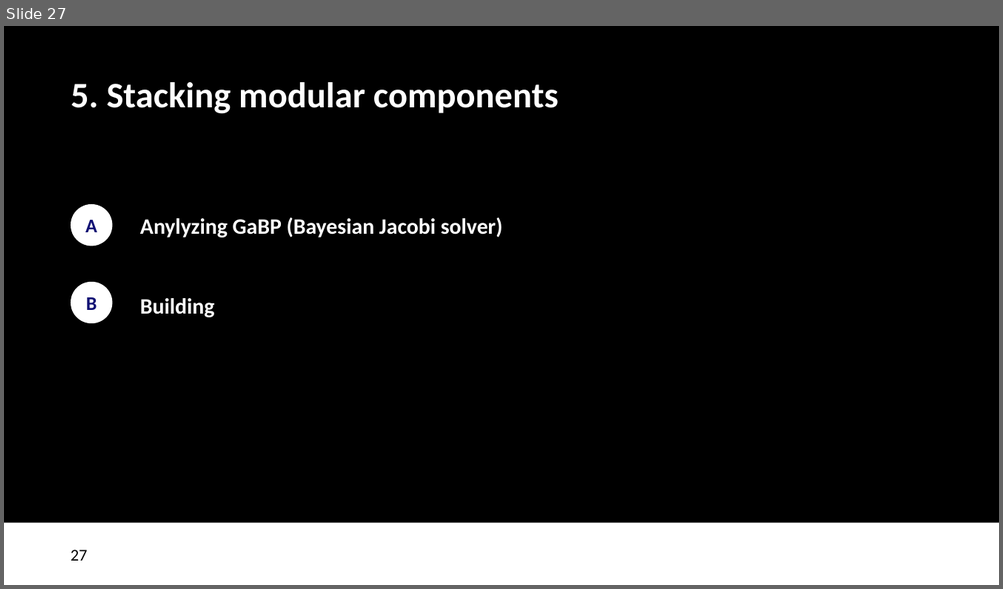
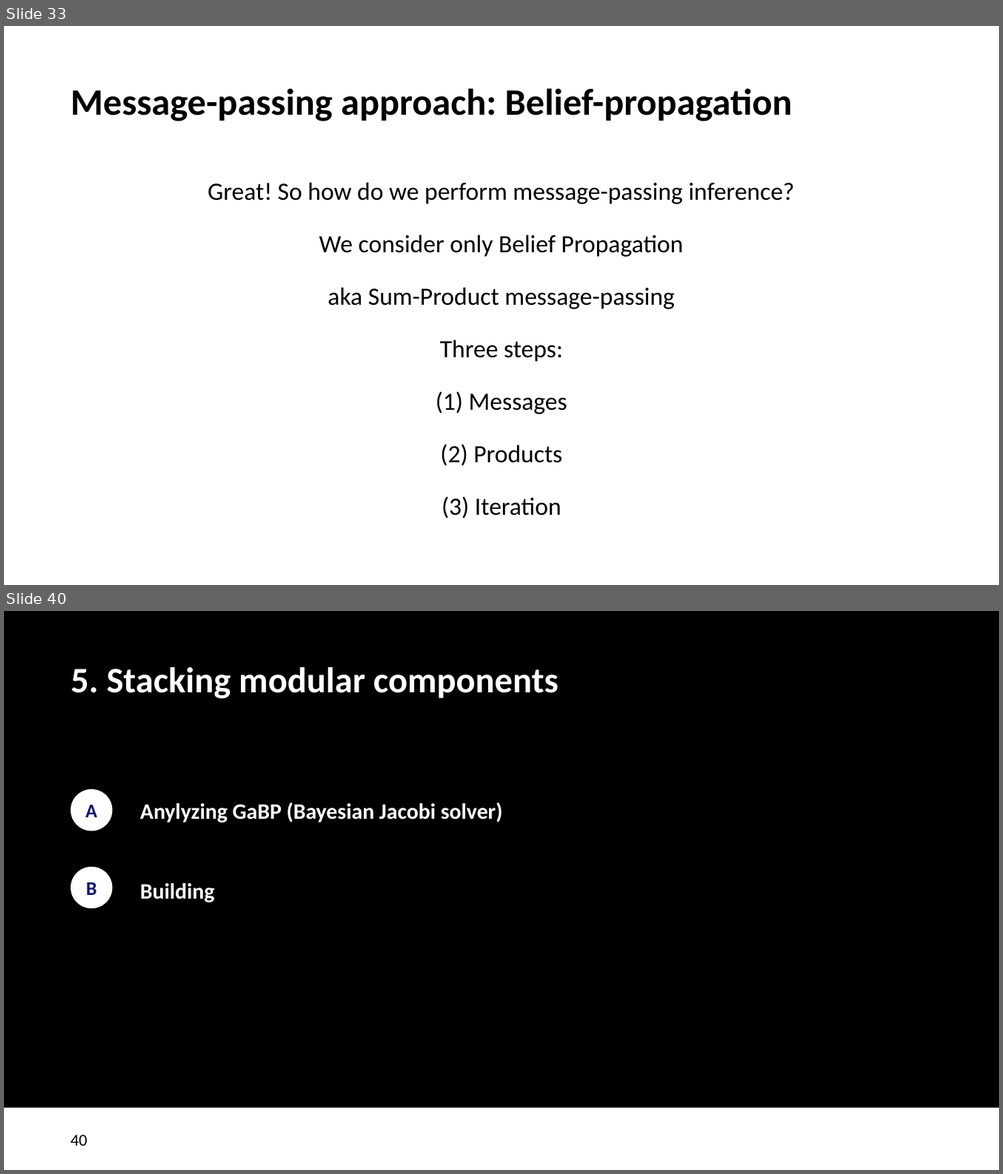
Before and after one commit to biaslab/ProbNum2026-Tutorial, a slide deck: slides/BIASlab-ProbNum2026.pptx. Shown one above the other, each under a label of ours: slide 27 before the commit, slides 33 and 40 after it; the slides between them are not shown. The pictures are 1003x589 and 1003x1174 pixels, drawn with LibreOffice and Linux fonts; fonts in the diff are those of the drawing; background and template pictures are left out. Boxes give left, top, right and bottom in pixels: in the first picture for what was removed or moved away, otherwise in the second. Text is boxed around its words. In the diff, an @@ line names an element or a change of style, - is before the commit and + after.

```diff
--- a/slides/BIASlab-ProbNum2026.pptx
+++ b/slides/BIASlab-ProbNum2026.pptx
@@ slide 33 added at (4, 26, 999, 585), background #FFFFFF @@
@@ title added at (71, 88, 792, 121), 27 pt, text #000000, bold @@
+Message-passing approach: Belief-propagation
@@ text added at (208, 182, 794, 204), 18 pt, text #000000 @@
+Great! So how do we perform message-passing inference?
@@ text added at (319, 235, 683, 257), 18 pt, text #000000 @@
+We consider only Belief Propagation
@@ text added at (327, 287, 674, 309), 18 pt, text #000000 @@
+aka Sum-Product message-passing
@@ text added at (440, 340, 563, 362), 18 pt, text #000000 @@
+Three steps:
@@ text added at (435, 392, 567, 414), 18 pt, text #000000 @@
+(1) Messages
@@ text added at (440, 444, 562, 466), 18 pt, text #000000 @@
+(2) Products
@@ text added at (441, 497, 561, 519), 18 pt, text #000000 @@
+(3) Iteration
@@ what was slide 27 is now slide 40 @@
@@ page number at (71, 1135, 88, 1146): text changed @@
-27
+40
```
Also in this commit, not shown: 15 slides changed, 21 other slides added, 9 slides removed, 19 other files.
